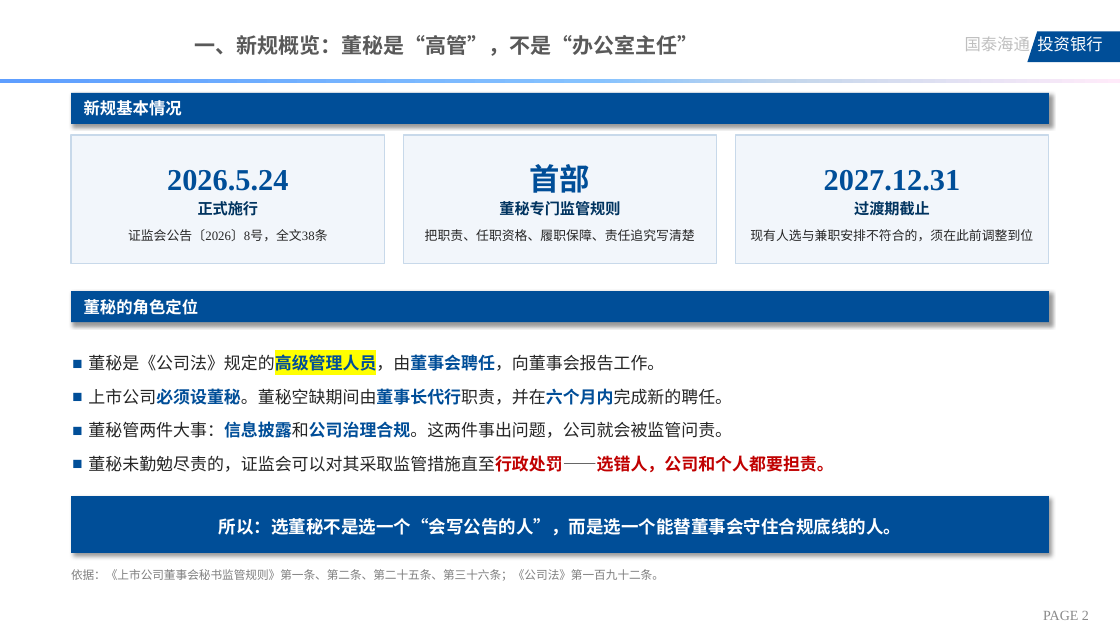
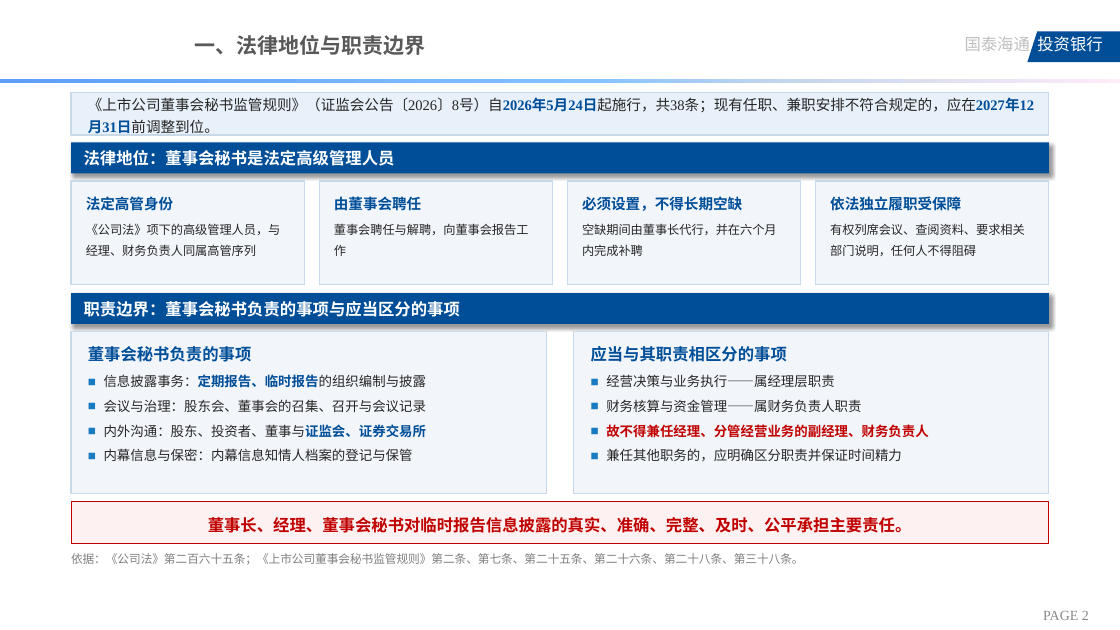
Before and after one commit to xid013-ux/JXD, a slide deck: slide 2 of output/上市公司董事会秘书选聘指引.pptx. Drawn at 1120x630 pixels with LibreOffice and Linux fonts; fonts in the diff are those of the drawing; background and template pictures are left out. Boxes give left, top, right and bottom in pixels: in the first picture for what was removed or moved away, otherwise in the second. Text is boxed around its words. In the diff, an @@ line names an element or a change of style, - is before the commit and + after.

```diff
--- a/output/上市公司董事会秘书选聘指引.pptx
+++ b/output/上市公司董事会秘书选聘指引.pptx
@@ text at (194, 35, 425, 55): text changed @@
-一、新规概览：董秘是“高管”，不是“办公室主任”
+一、法律地位与职责边界
@@ rectangle "《上市公司董事会秘书监管规则》（证监会公告〔2026〕8号）自2026年5月24日起施行，共38条；现有任职、兼职安排不 ...": place and size @@
-rectangle "《上市公司董事会秘书监管规则》（证监会公告〔2026〕8号）自2026年5月24日起施行，共38条；现有任职、兼职安排不 ..." at (71, 92, 1049, 124)
+rectangle "《上市公司董事会秘书监管规则》（证监会公告〔2026〕8号）自2026年5月24日起施行，共38条；现有任职、兼职安排不 ..." at (71, 92, 1049, 134)
@@ rectangle "《上市公司董事会秘书监管规则》（证监会公告〔2026〕8号）自2026年5月24日起施行，共38条；现有任职、兼职安排不 ..." at (71, 92, 1049, 134): fill #004E98 to #E8F1FA; outline none to #C8D9EA 1 pt; shadow off @@
@@ text in rectangle at (88, 97, 1034, 134): text changed; size 14 to 12.5 pt; text colour #FFFFFF to #262626; bold off @@
-新规基本情况
+《上市公司董事会秘书监管规则》（证监会公告〔2026〕8号）自2026年5月24日起施行，共38条；现有任职、兼职安排不符合规定的，应在2027年12月31日前调整到位。
@@ rectangle "法律地位：董事会秘书是法定高级管理人员": place and size @@
-rectangle "法律地位：董事会秘书是法定高级管理人员" at (71, 135, 385, 264)
+rectangle "法律地位：董事会秘书是法定高级管理人员" at (71, 143, 1049, 174)
@@ rectangle "法律地位：董事会秘书是法定高级管理人员" at (71, 143, 1049, 174): fill #F2F6FB to #004E98; outline #C8D9EA 1 pt to none; shadow on @@
@@ rectangle removed at (403, 135, 717, 264) @@
-首部
-董秘专门监管规则
-把职责、任职资格、履职保障、责任追究写清楚
@@ rectangle removed at (735, 135, 1049, 264) @@
-2027.12.31
-过渡期截止
-现有人选与兼职安排不符合的，须在此前调整到位
@@ text in rectangle at (84, 150, 395, 166): text changed; size 11 to 14 pt; text colour #262626 to #FFFFFF; bold on @@
-2026.5.24
-正式施行
-证监会公告〔2026〕8号，全文38条
+法律地位：董事会秘书是法定高级管理人员
@@ rectangle added at (71, 181, 305, 285), fill #F2F6FB, outline #C8D9EA 1 pt, 10.5 pt, text #262626 @@
+法定高管身份
+《公司法》项下的高级管理人员，与经理、财务负责人同属高管序列
@@ rectangle added at (319, 181, 553, 285), fill #F2F6FB, outline #C8D9EA 1 pt, 10.5 pt, text #262626 @@
+由董事会聘任
+董事会聘任与解聘，向董事会报告工作
@@ rectangle added at (567, 181, 801, 285), fill #F2F6FB, outline #C8D9EA 1 pt, 10.5 pt, text #262626 @@
+必须设置，不得长期空缺
+空缺期间由董事长代行，并在六个月内完成补聘
@@ rectangle added at (816, 181, 1049, 285), fill #F2F6FB, outline #C8D9EA 1 pt, 10.5 pt, text #262626 @@
+依法独立履职受保障
+有权列席会议、查阅资料、要求相关部门说明，任何人不得阻碍
@@ rectangle "职责边界：董事会秘书负责的事项与应当区分的事项": place and size @@
-rectangle "职责边界：董事会秘书负责的事项与应当区分的事项" at (71, 497, 1049, 554)
+rectangle "职责边界：董事会秘书负责的事项与应当区分的事项" at (71, 293, 1049, 324)
@@ rectangle removed at (71, 292, 1049, 323) @@
-董秘的角色定位
@@ text in rectangle at (84, 301, 460, 317): text changed; size 15 to 14 pt @@
-所以：选董秘不是选一个“会写公告的人”，而是选一个能替董事会守住合规底线的人。
+职责边界：董事会秘书负责的事项与应当区分的事项
@@ rectangle added at (71, 332, 547, 493), fill #F2F6FB, outline #C8D9EA 1 pt, 11.5 pt, text #262626 @@
+董事会秘书负责的事项
+■ 信息披露事务：定期报告、临时报告的组织编制与披露
+■ 会议与治理：股东会、董事会的召集、召开与会议记录
+■ 内外沟通：股东、投资者、董事与证监会、证券交易所
+■ 内幕信息与保密：内幕信息知情人档案的登记与保管
@@ text removed at (88, 352, 833, 472) @@
-■ 董秘是《公司法》规定的高级管理人员，由董事会聘任，向董事会报告工作。
-■ 上市公司必须设董秘。董秘空缺期间由董事长代行职责，并在六个月内完成新的聘任。
-■ 董秘管两件大事：信息披露和公司治理合规。这两件事出问题，公司就会被监管问责。
-■ 董秘未勤勉尽责的，证监会可以对其采取监管措施直至行政处罚——选错人，公司和个人都要担责。
@@ rectangle added at (574, 332, 1049, 493), fill #F2F6FB, outline #C8D9EA 1 pt, 11.5 pt, text #262626 @@
+应当与其职责相区分的事项
+■ 经营决策与业务执行——属经理层职责
+■ 财务核算与资金管理——属财务负责人职责
+■ 故不得兼任经理、分管经营业务的副经理、财务负责人
+■ 兼任其他职务的，应明确区分职责并保证时间精力
@@ rectangle added at (71, 502, 1049, 544), fill #FDF1F1, outline #C00000 0.75 pt, 14 pt, text #C00000, bold @@
+董事长、经理、董事会秘书对临时报告信息披露的真实、准确、完整、及时、公平承担主要责任。
@@ text at (71, 553, 804, 565): text changed @@
-依据：《上市公司董事会秘书监管规则》第一条、第二条、第二十五条、第三十六条；《公司法》第一百九十二条。
+依据：《公司法》第二百六十五条；《上市公司董事会秘书监管规则》第二条、第七条、第二十五条、第二十六条、第二十八条、第三十八条。
```
Also in this commit, not shown: 6 other slides changed.
